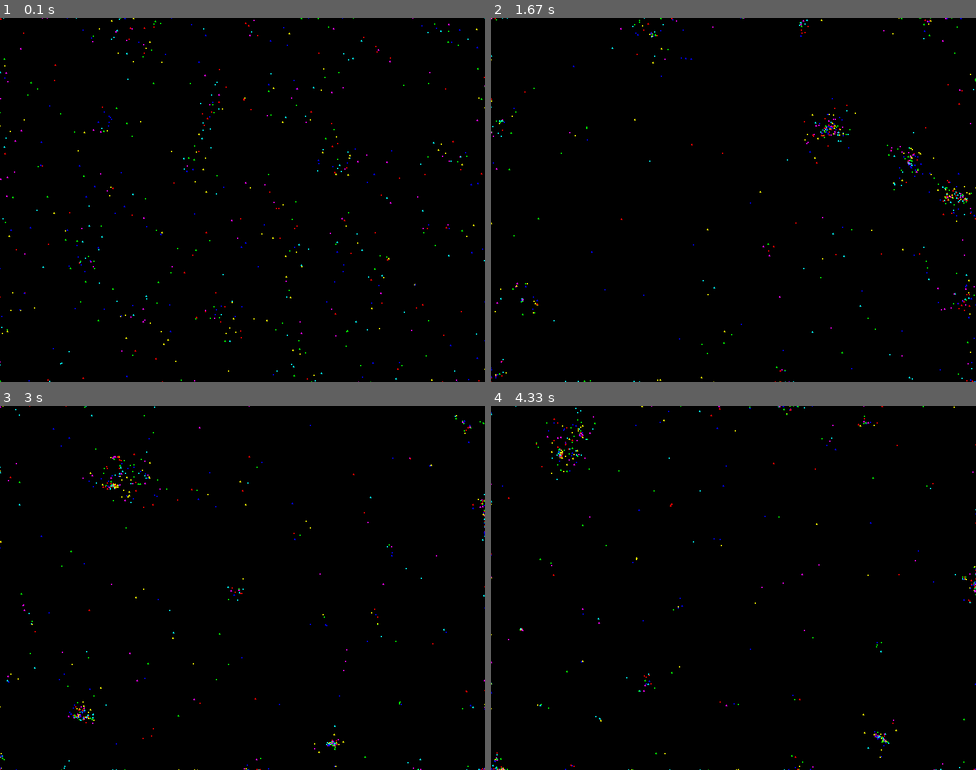
Above: before the commit, frames 1-4 (two rows, left to right).
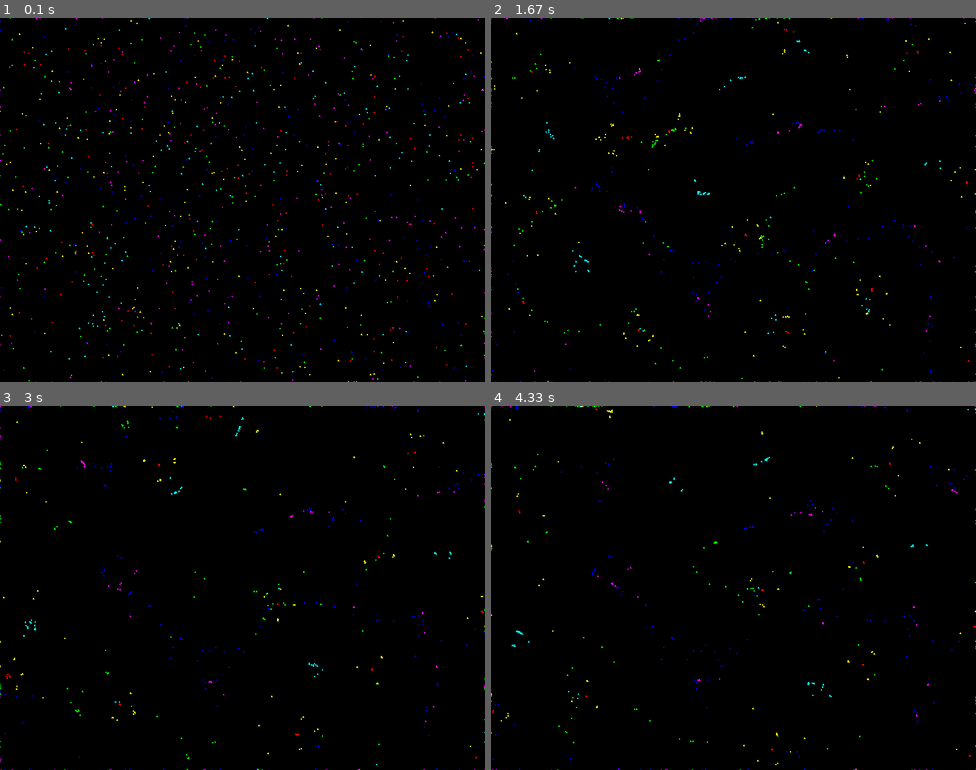
Above: after the commit, the same moments.

Repository: not-ETHICAL-HACKER/Python-Projects
Game: pygame game, started from main/math/particle_life_pygame.py
Same seed, same stepped clock (60 frames per second), same inputs: the game is played once before the commit and once after it.
Inputs:
- Up to frame 1 (0.1 s): no input
- Up to frame 2 (1.67 s): no input
- Up to frame 3 (3 s): no input
- Up to frame 4 (4.33 s): tap Enter at 3.33, 3.67, 4 s

The runs differ from the first frame. In frame 1, 1.5% of the frame differs, in the area x 0-100%, y 0-100%; in frame 2, 1.1%; in frame 3, 0.9%; in frame 4, 0.8%.

Commit message:
Refactor particle init and tuning params
Rename Particle constructor params to (color_name, rgb_color) and set self.c/self.color earlier; increase drag from 0.1 to 0.25. Reorder and consolidate shape/color probability setup: introduce t_shapes earlier, generate prob lists using lengths of t_colors/t_shapes, and use fix_probs return values. Scale interaction weights down (divide random values by 10) in true_color_matrix and true_shape_matrix. Increase particle spawn count from 600 to 1000 and switch color/shape selection to weighted choices (map chosen color name to RGB before constructing Particle). Overall changes adjust initialization, probability handling, and tuning constants for particle behavior.

Diff:
--- a/main/math/particle_life_pygame.py
+++ b/main/math/particle_life_pygame.py
@@ -1,16 +1,16 @@
 import pygame,random,math
 class Particle:
-    def __init__(self, x, y,c,color,shape):
+    def __init__(self, x, y, color_name, rgb_color, shape):
+        self.c = color_name
+        self.color = rgb_color
         self.x = x
         self.y = y
         self.vx = 0
         self.vy = 0
         self.outer_radius = 100
         self.inner_radius = 25
-        self.drag = 0.1
+        self.drag = 0.25
         self.particle_size = 1
-        self.c = c
-        self.color = color
         self.shape = shape
         # self.life = 100
 
@@ -133,10 +133,11 @@
 n_c = 1
 n_s = 1
 particles: list[Particle] = []
+t_colors = ['red', 'green', 'blue', 'yellow', 'cyan', 'magenta']
 prob_func = [random.random() for _ in range(len(funcs))]
-prob_color = [random.random() for _ in range(n_c)]
-prob_shape = [random.random() for _ in range(n_s)]
-t_colors = ['red', 'green', 'blue', 'yellow', 'cyan', 'magenta']
+t_shapes = ['circle', 'square', 'triangle']
+prob_color = [random.random() for _ in range(len(t_colors))]
+prob_shape = [random.random() for _ in range(len(t_shapes))]
 t_dict_colors = {
     "red": (255, 0, 0),
     "green": (0, 255, 0),
@@ -145,34 +146,33 @@
     "cyan": (0, 255, 255),
     "magenta": (255, 0, 255)
 }
-t_shapes = ['circle', 'square', 'triangle']
 f_name = list(funcs.keys())
-fix_probs(prob_func, len(funcs), len(funcs))
-fix_probs(prob_color, n_c, len(t_colors))
-fix_probs(prob_shape, n_s, len(t_shapes))
+prob_func = fix_probs(prob_func, len(funcs), len(funcs))
+prob_color = fix_probs(prob_color, len(t_colors), len(t_colors))
+prob_shape = fix_probs(prob_shape, len(t_shapes), len(t_shapes))
 shape_size = 0.1
 
 true_color_matrix = {
                 c1: {
-                    c2: round(random.uniform(-1, 1),2)
+                    c2: round(random.uniform(-1, 1))/10
                 for c2 in t_colors
             }
         for c1 in t_colors
     }
 true_shape_matrix = {
         s1: {
-                    s2: (round(random.uniform(-1, 1),2) ,random.choices(f_name,k=1,weights=prob_func)[0])
+                    s2: (round(random.uniform(-1, 1))/10 ,random.choices(f_name,k=1,weights=prob_func)[0])
                 for s2 in t_shapes
             }
         for s1 in t_shapes
     }
 
-for _ in range(6_00):
+for _ in range(1_000):
     x = random.uniform(0, WIDTH)
     y = random.uniform(0, HEIGHT)
-    color = random.choice(list(t_dict_colors.keys()))
-    c = random.choice(list(t_dict_colors.values()))
-    shape = random.choice(t_shapes)
+    color = random.choices(t_colors, k=1, weights=prob_color)[0]
+    c = t_dict_colors[color]
+    shape = random.choices(t_shapes, k=1, weights=prob_shape)[0]
     particles.append(Particle(x, y,color,c, shape))
 
 running = True
